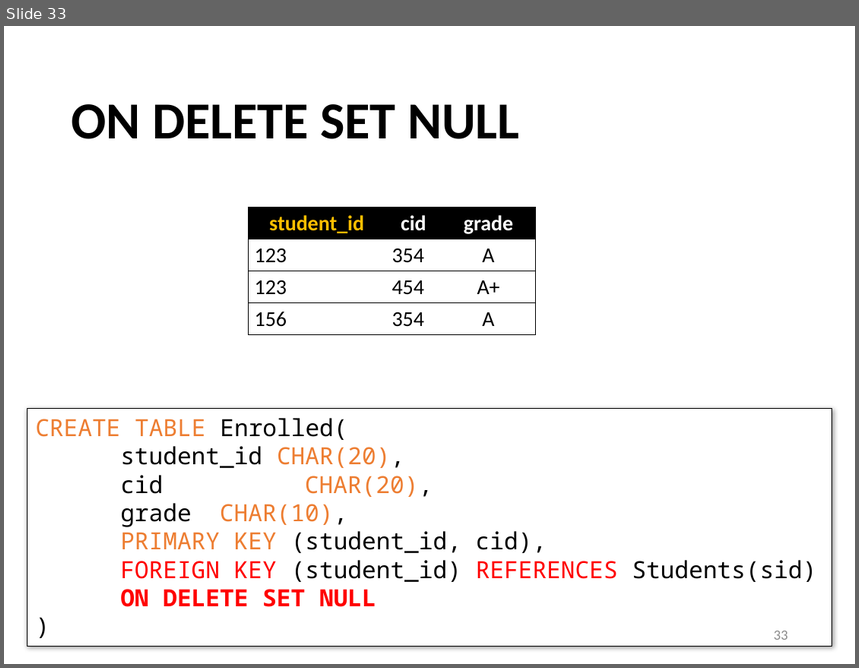
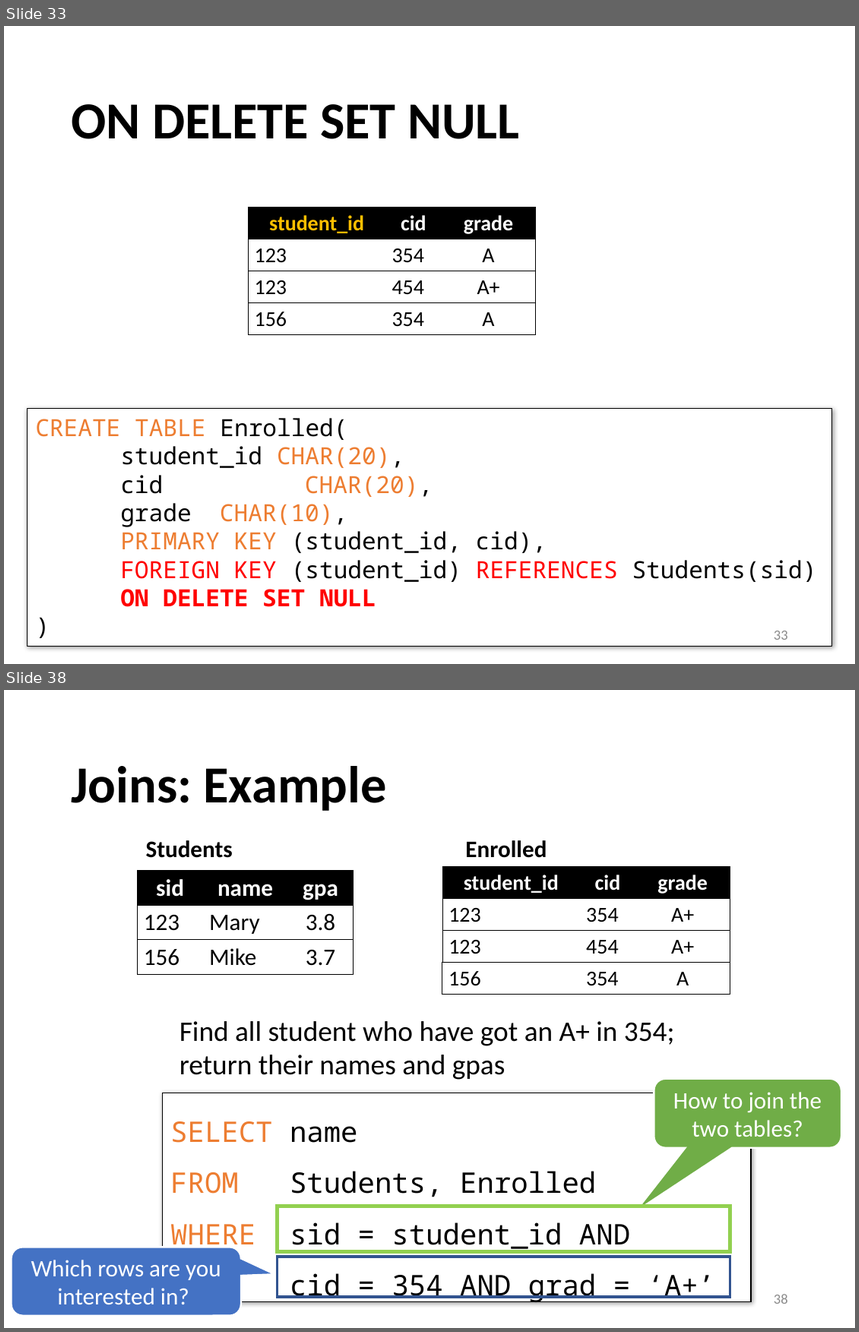
Before and after one commit to sfu-db/cmpt354, a slide deck: Lectures/lec3-sql-basics.pptx. Shown one above the other, each under a label of ours: slide 33 before the commit, slides 33 and 38 after it; the slides between them are not shown. The pictures are 859x668 and 859x1332 pixels, drawn with LibreOffice and Linux fonts; fonts in the diff are those of the drawing. Boxes give left, top, right and bottom in pixels: in the first picture for what was removed or moved away, otherwise in the second. Text is boxed around its words. In the diff, an @@ line names an element or a change of style, - is before the commit and + after.

```diff
--- a/Lectures/lec3-sql-basics.pptx
+++ b/Lectures/lec3-sql-basics.pptx
@@ slide 38 added at (4,690,855,1328), background #FFFFFF @@
@@ title added at (71,766,387,811), 44 pt, text #000000, bold @@
+Joins: Example
@@ text added at (146,840,233,858), 20 pt, text #000000, bold @@
+Students
@@ text added at (465,840,547,858), 20 pt, text #000000, bold @@
+Enrolled
@@ table added at (138,870,354,940), 2 rows, 3 columns @@
+sid | name | gpa
+123 | Mary | 3.8
@@ table added at (443,867,731,962), 3 rows, 3 columns @@
+student_id | cid | grade
+123 | 354 | A+
+123 | 454 | A+
@@ table added at (138,940,354,975), 1 rows, 3 columns @@
+156 | Mike | 3.7
@@ table added at (443,962,731,995), 1 rows, 3 columns @@
+156 | 354 | A
@@ text added at (180,1021,675,1080), 24 pt, text #000000 @@
+Find all student who have got an A+ in 354;
+return their names and gpas
@@ rectangle added at (162,1094,751,1302), fill #FFFFFF, outline #000000 0.75 pt, 24 pt, text #000000 @@
+SELECT name
+FROM Students, Enrolled
+WHERE sid = student_id AND
+cid = 354 AND grad = ‘A+’
@@ rounded speech box added at (655,1079,842,1148), fill #70AD47, outline #FFFFFF 1.5 pt, 20 pt, text #FFFFFF @@
+How to join the two tables?
@@ rectangle added at (278,1207,730,1252), outline #92D050 3 pt @@
@@ rounded speech box added at (11,1248,240,1316), fill #4472C4, outline #FFFFFF 1.5 pt, 20 pt, text #FFFFFF @@
+Which rows are you interested in?
@@ rectangle added at (278,1257,730,1297), outline #325491 2.25 pt @@
@@ page number added at (774,1294,788,1304), 12 pt, text #8C8C8C @@
+38
```
Also in this commit, not shown: 20 other slides added, 1 other file.
